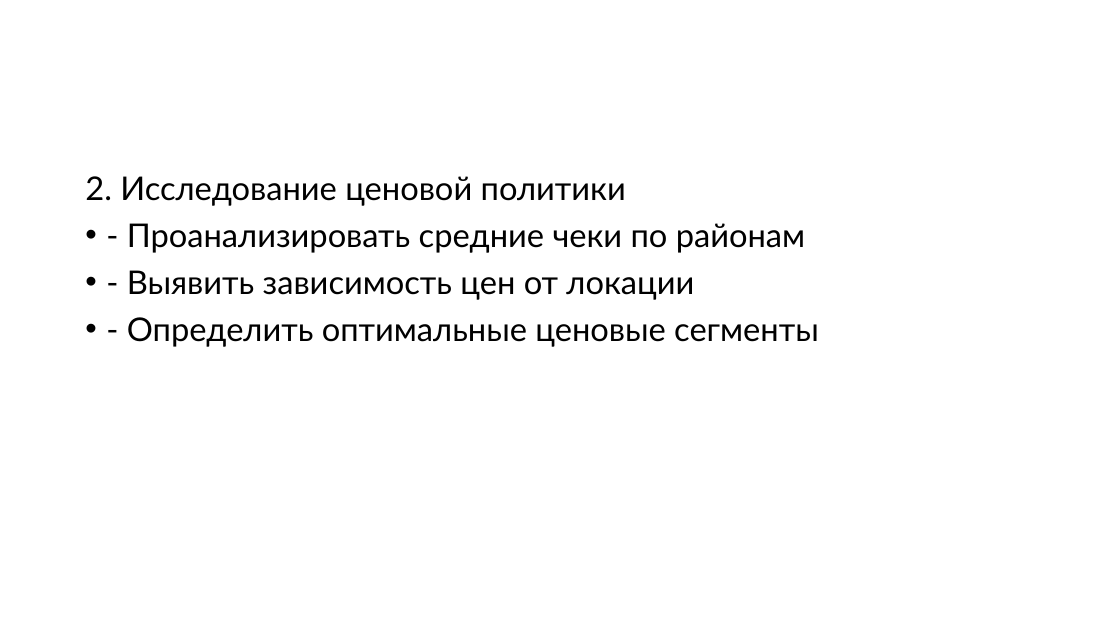
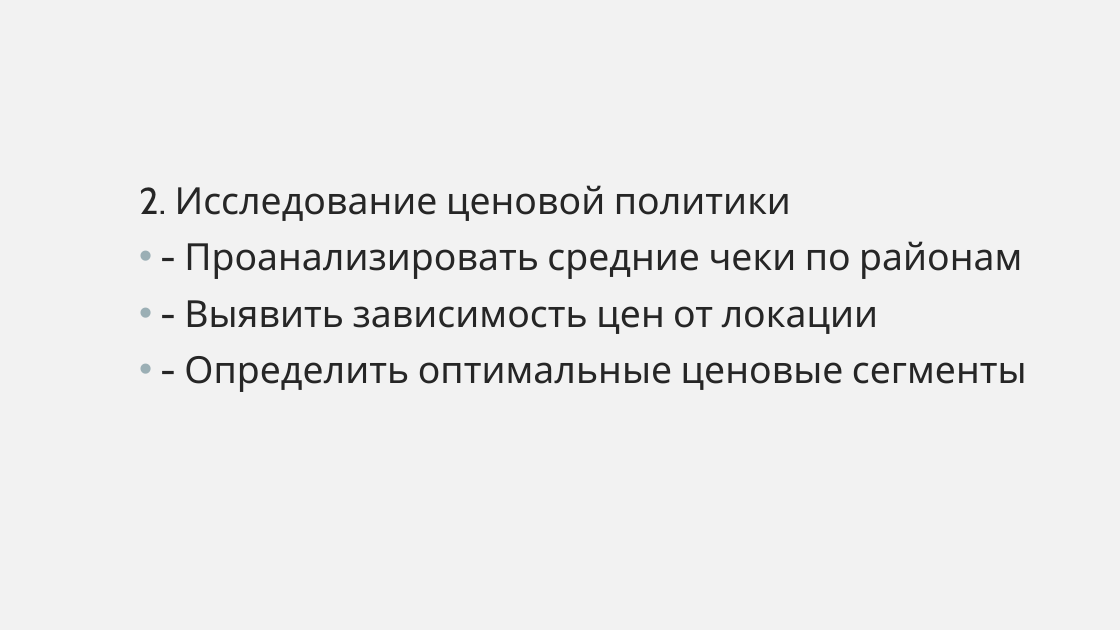
Before and after one commit to PHILIPP111007/masters_degree_Roshchin_M25-555, a slide deck: slide 6 of BI/moscow_places/moscow_places_hw.pptx. Drawn at 1120x630 pixels with LibreOffice and Linux fonts; fonts in the diff are those of the drawing. Boxes give left, top, right and bottom in pixels: in the first picture for what was removed or moved away, otherwise in the second. Text is boxed around its words. In the diff, an @@ line names an element or a change of style, - is before the commit and + after.

```diff
--- a/BI/moscow_places/moscow_places_hw.pptx
+++ b/BI/moscow_places/moscow_places_hw.pptx
@@ background #FFFFFF to #F2F2F2 @@
@@ text "2. Исследование ценовой политики" moved from (x1=85, y1=176, x2=819, y2=347) to (x1=139, y1=185, x2=1027, y2=392) @@
@@ text "2. Исследование ценовой политики" at (x1=139, y1=185, x2=1027, y2=392): size 28 to 32 pt, font Lato to Cabin, text colour #000000 to #262626; line spacing 0.9 to 1 @@
```
Also in this commit, not shown: 23 other slides changed, 1 other file.
